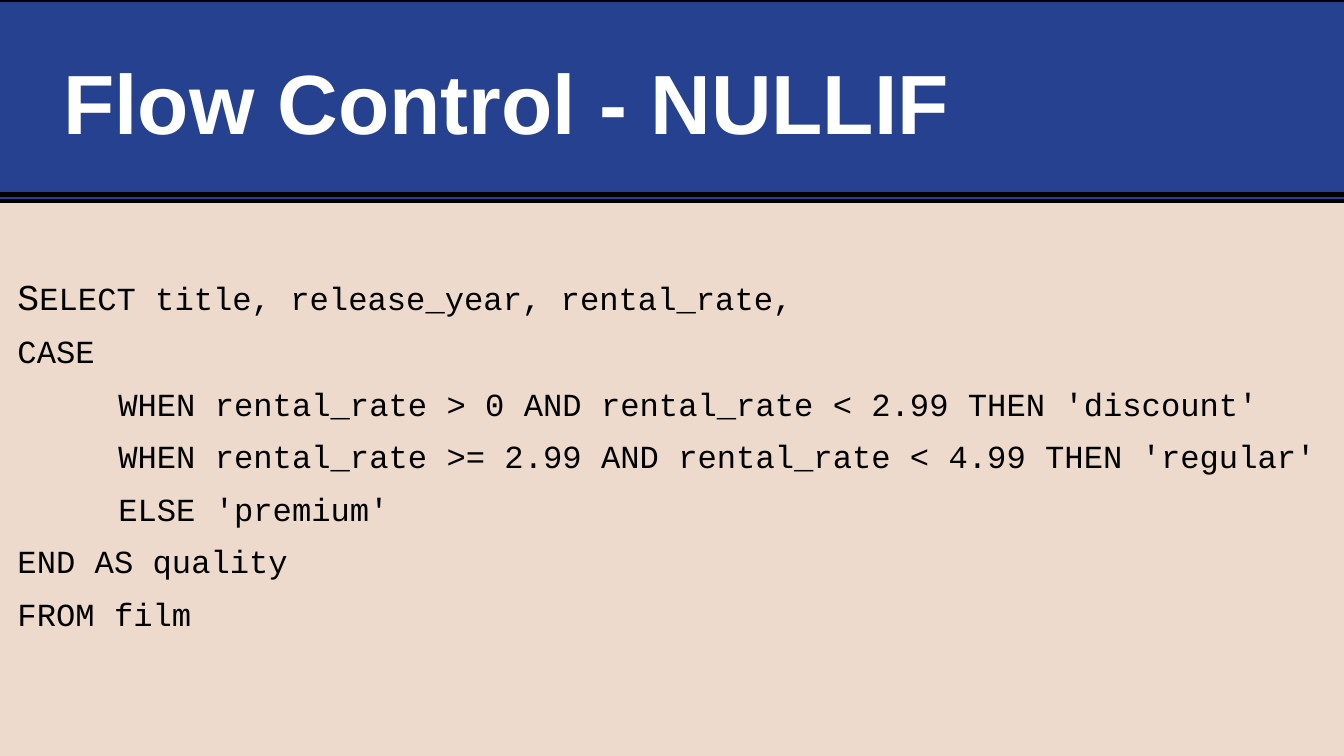
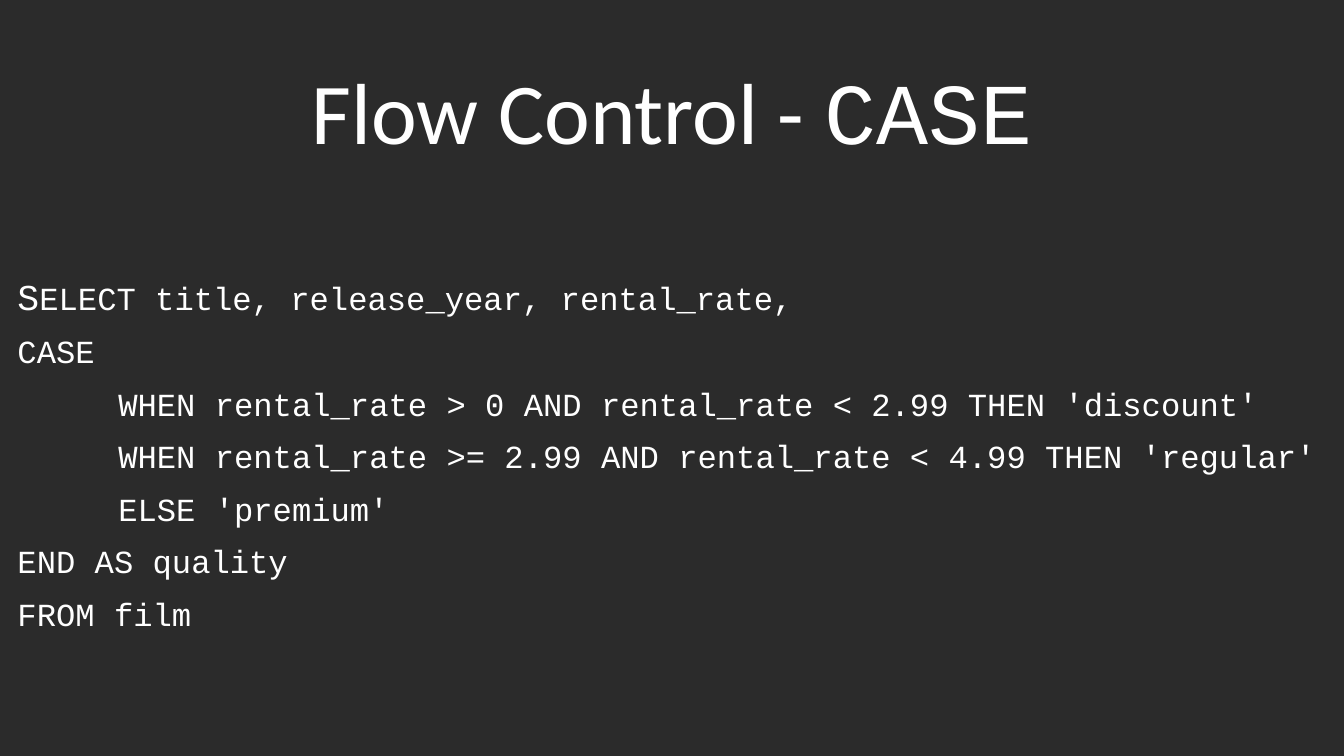
Before and after one commit to life-efficient/Data-Engineering, a slide deck: slide 24 of 2. SQL/4. Aggregations/4. SQL Data Analysis - Aggregations, Function, Flow Control.pptx. Drawn at 1344x756 pixels with LibreOffice and Linux fonts; fonts in the diff are those of the drawing; background and template pictures are left out; a plain dark background stands for a picture behind light text. Boxes give left, top, right and bottom in pixels: in the first picture for what was removed or moved away, otherwise in the second. Text is boxed around its words. In the diff, an @@ line names an element or a change of style, - is before the commit and + after.

```diff
--- a/2. SQL/4. Aggregations/4. SQL Data Analysis - Aggregations, Function, Flow Control.pptx
+++ b/2. SQL/4. Aggregations/4. SQL Data Analysis - Aggregations, Function, Flow Control.pptx
@@ background #EDDACC to picture (left out) @@
@@ rectangle removed at (0,0,1344,201) @@
@@ title "Flow Control - CASE" at (312,84,1032,145): vertical alignment middle to bottom @@
@@ title at (312,84,1032,145): text changed; size 60 to 61.9 pt; font Arial to Calibri; bold off @@
-Flow Control - NULLIF
+Flow Control - CASE
@@ line removed from (0, 195) to (1344, 195) @@
@@ text "SELECT title, release_year, rental_rate," at (17,286,1316,627): text colour #000000 to #FFFFFF @@
```
Also in this commit, not shown: 19 other slides changed, 5 slides added, 4 slides removed, 9 other files.
